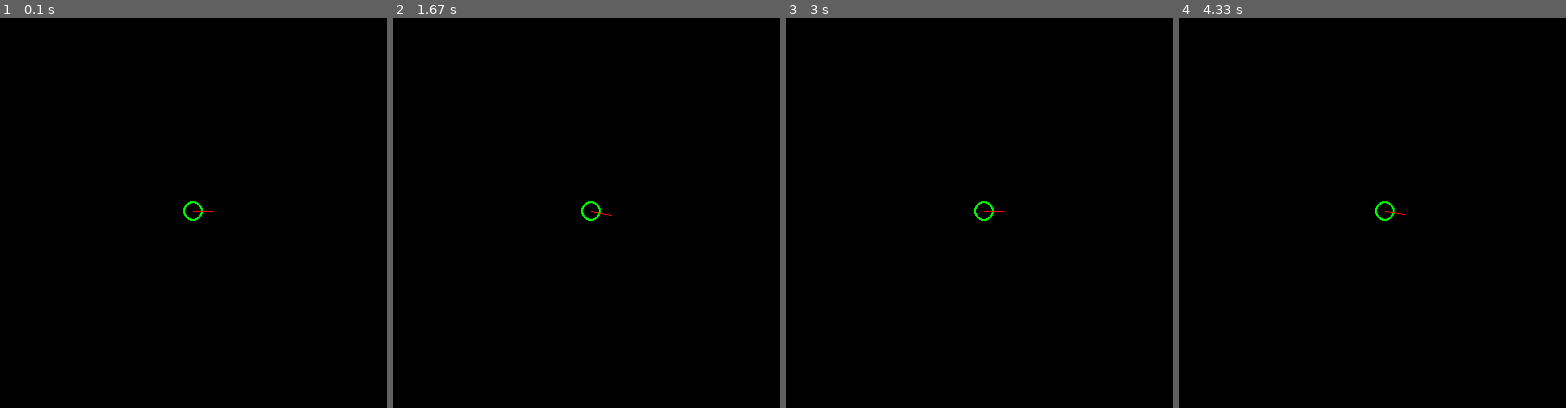
Above: before the commit, frames 1-4 (left to right).
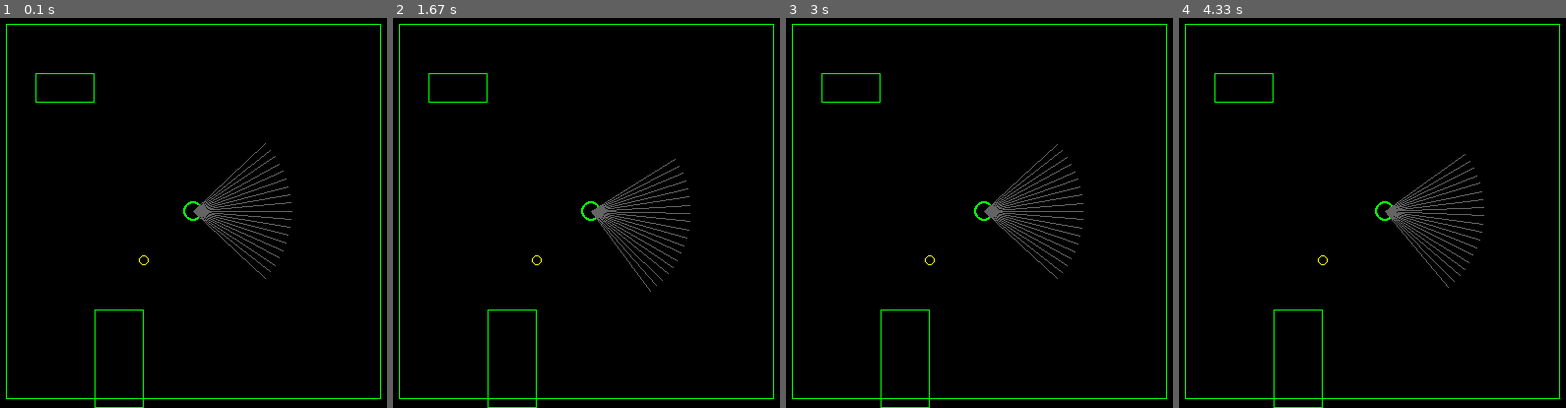
Above: after the commit, the same moments.

Repository: panmpan17/PythonML
Game: pygame game, started from main.py
The game is run twice, just before and just after one commit, with the same random seed, the same clock (stepped at 60 frames per second) and the same inputs.
Inputs (mouse positions are in pixels of both pictures, inside the frame that each line leads up to):
- Up to frame 1 (0.1 s): no input
- Up to frame 2 (1.67 s): hold D 0.33-0.8 s; move the mouse to (571, 228) at 0.37 s; hold W 0.83-1.13 s; hold D 1.17-1.63 s
- Up to frame 3 (3 s): hold A 1.67-2.2 s; hold S 2.23-2.53 s; hold A 2.57-2.97 s
- Up to frame 4 (4.33 s): hold W 3-3.37 s; hold D 3.4-4.03 s

The runs differ from the first frame. In frame 1, 2.3% of the frame differs, in the area x 1-99%, y 1-100%; in frame 2, 2.3%; in frame 3, 2.3%; in frame 4, 2.3%.

Commit message:
Add raycast detect

Diff:
--- a/main.py
+++ b/main.py
@@ -104,8 +104,7 @@
     def run(self):
         character = Character((200, 200), 10)
 
-        self.game.children.append(character)
-        self.game.characters.append(character)
+        self.game.add_character(character=character)
         self.game.run()
 
 
--- a/scripts/navigation_2d.py
+++ b/scripts/navigation_2d.py
@@ -1,7 +1,35 @@
 import pygame
 import math
-from typing import List
+
+from dataclasses import dataclass
+from typing import List, Tuple
 from scripts.pygame_foundation import Color, Entity, InputSystem, KeyCode, ManagedWindow, Math, Vector
+
+
+class HitType:
+    Nothing = 0
+    Wall = 1
+    Food = 2
+
+
+@dataclass
+class RaycastData:
+    direction: Vector
+    hit_point: Vector
+    hit_type: HitType
+    distance: float
+
+
+@dataclass
+class Wall:
+    start_pos: Vector
+    end_pos: Vector
+
+
+@dataclass
+class Food:
+    position: Vector
+    radius: float
 
 
 class Character(Entity):
@@ -14,8 +42,11 @@
 
         self._rotation = 0
         self.direction: Vector = (math.cos(0), math.sin(0))
+        self.raycasts: List[RaycastData] = []
 
         self.radius = 10
+
+        self.game: NavigationGame = None
 
     @property
     def rotation(self):
@@ -25,6 +56,23 @@
     def rotation(self, value):
         self._rotation = value
         self.direction = (math.cos(value), math.sin(value))
+        self.recalculate_raycasts()
+
+    def recalculate_raycasts(self):
+        self.raycasts.clear()
+        for rotation_delta in range(-45, 45 + 1, 5):
+        # if True:
+            # rotation_delta = 0
+            angle = self._rotation + (rotation_delta / 60)
+            direction = (math.cos(angle), math.sin(angle))
+
+            type_, hit_point  = self.game.raycast(self.position, direction)
+
+            self.raycasts.append(RaycastData(
+                direction,
+                hit_point,
+                type_,
+                Math.magnitude(self.position, hit_point)))
 
     def update(self, delta_time: float):
         direction_changes = 0
@@ -39,30 +87,96 @@
         if InputSystem.check_key_pressed(KeyCode.W):
             self.position = (self.position[0] + (self.direction[0] * self.move_speed * delta_time),
                             self.position[1] + (self.direction[1] * self.move_speed * delta_time))
+            self.recalculate_raycasts()
 
     def draw(self, window: ManagedWindow):
         pygame.draw.circle(window.surface, Color.GREEN, self.position, self.radius, 2)
-        pygame.draw.line(window.surface, Color.RED, self.position,
-                         Math.tuple_plus(self.position, Math.tuple_multiple(self.direction, 20)))
+        # pygame.draw.line(window.surface, Color.YELLOW, self.position,
+        #                  Math.tuple_plus(self.position, Math.tuple_multiple(self.direction, 40)))
+
+        for raycast in self.raycasts:
+            if raycast.hit_type == HitType.Nothing:
+                pygame.draw.line(window.surface, Color.GRAY, self.position, raycast.hit_point)
+            elif raycast.hit_type == HitType.Wall:
+                pygame.draw.line(window.surface, Color.GREEN, self.position, raycast.hit_point)
+            elif raycast.hit_type == HitType.Food:
+                pygame.draw.line(window.surface, Color.YELLOW, self.position, raycast.hit_point)
 
 
 class NavigationGame(ManagedWindow):
     def __init__(self, tick_limit=False) -> None:
         super().__init__((400, 400), step_update=False, tick=30, tick_limit=tick_limit)
+        self.min_x = 10
+        self.max_x = 390
+        self.min_y = 10
+        self.max_y = 390
 
         self.characters: List[Character] = []
+        self.walls: List[Wall] = []
+        self.foods: List[Food] = []
+
+        self.walls.append(Wall((40, 60), (100, 90)))
+        self.walls.append(Wall((100, 300), (150, 400)))
+
+        self.foods.append(Food((150, 250), 5))
+
+    def add_character(self, character: Character):
+        self.characters.append(character)
+        character.game = self
+        character.recalculate_raycasts()
+
+    def raycast(self, position:Vector, direction:Vector, max_distance=100) -> Tuple[HitType, Vector]:
+        # normal = Math.normalize(direction)
+        for _ in range(max_distance):
+            position = Math.tuple_plus(position, direction)
+            if position[0] <= self.min_x:
+                return HitType.Wall, position
+            if position[1] <= self.min_y:
+                return HitType.Wall, position
+            if position[0] >= self.max_x:
+                return HitType.Wall, position
+            if position[1] >= self.max_y:
+                return HitType.Wall, position
+
+            for wall in self.walls:
+                if wall.end_pos[0] > position[0] > wall.start_pos[0]:
+                    if wall.end_pos[1] > position[1] > wall.start_pos[1]:
+                        return HitType.Wall, position
+
+            for food in self.foods:
+                if Math.sqr_magnitude(position, food.position) <= food.radius * food.radius:
+                    return HitType.Food, position
+
+        return HitType.Nothing, position
 
     def update(self, delta_time: float):
+        pygame.draw.line(self.surface, Color.GREEN, (self.min_x, self.min_y), (self.min_x, self.max_y))
+        pygame.draw.line(self.surface, Color.GREEN, (self.min_x, self.max_y), (self.max_x, self.max_y))
+        pygame.draw.line(self.surface, Color.GREEN, (self.max_x, self.max_y), (self.max_x, self.min_y))
+        pygame.draw.line(self.surface, Color.GREEN, (self.max_x, self.min_y), (self.min_x, self.min_y))
+
+        for wall in self.walls:
+            rect = (*wall.start_pos, wall.end_pos[0] - wall.start_pos[0], wall.end_pos[1] - wall.start_pos[1])
+            pygame.draw.rect(self.surface, Color.GREEN, rect, 1)
+
+        for food in self.foods:
+            pygame.draw.circle(self.surface, Color.YELLOW, food.position, food.radius, 1)
+
         for character in self.characters:
+            character.update(delta_time=delta_time)
+
+            # Use AABB check to clamp character position
             x, y = character.position
-            if (x - character.radius) < 0:
-                x = character.radius
-            elif (x + character.radius) > 400:
-                x = 400 - character.radius
+            if (x - character.radius) < self.min_x:
+                x = self.min_x + character.radius
+            elif (x + character.radius) > self.max_x:
+                x = self.max_x - character.radius
 
-            if (y - character.radius) < 0:
-                y = character.radius
-            elif (y + character.radius) > 400:
-                y = 400 - character.radius
+            if (y - character.radius) < self.min_y:
+                y = self.min_y + character.radius
+            elif (y + character.radius) > self.max_y:
+                y = self.max_y - character.radius
 
             character.position = (x, y)
+
+            character.draw(self)
